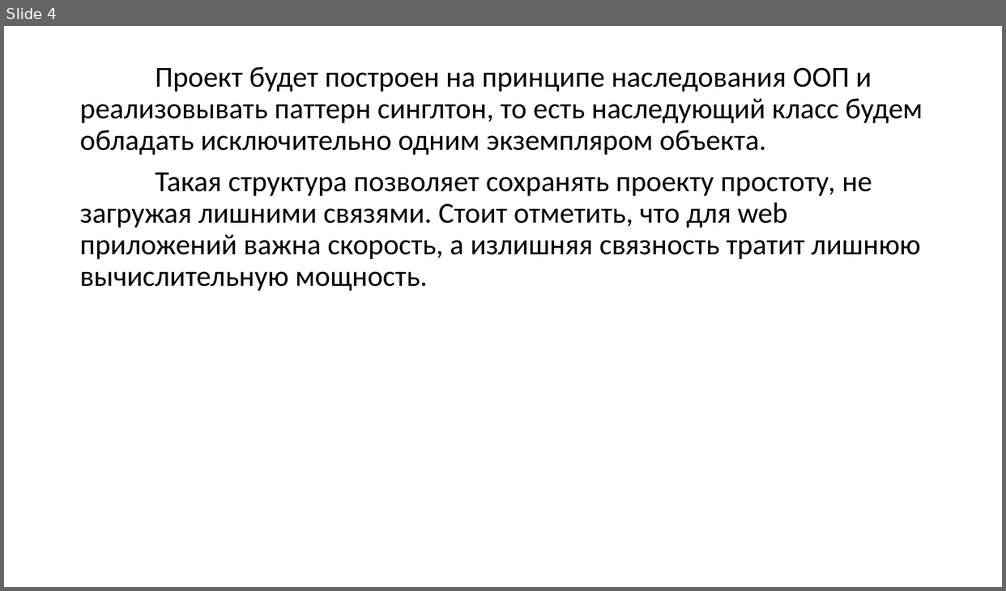
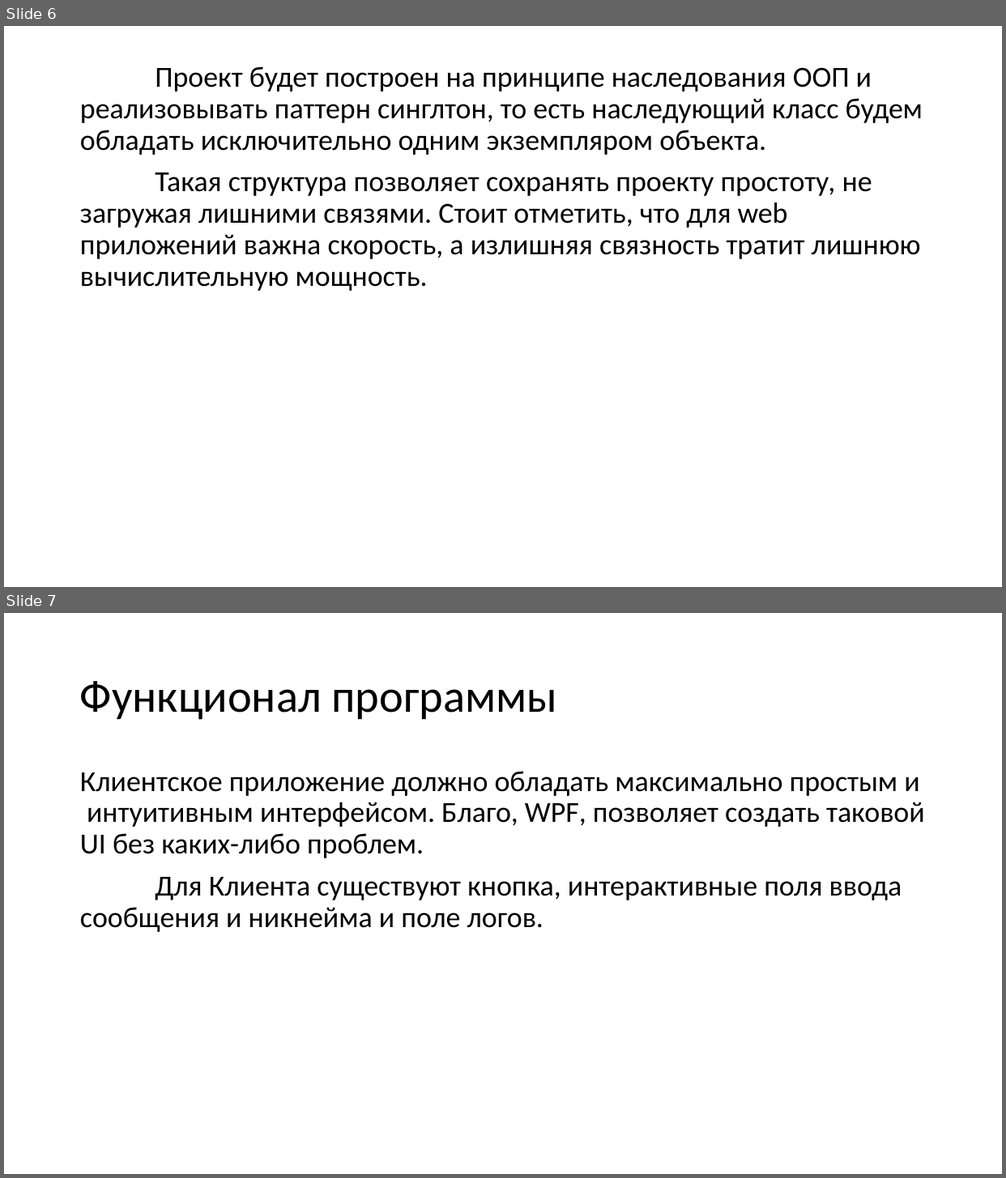
Before and after one commit to kolupan6/wcf_chat, a slide deck: pres.pptx. Shown one above the other, each under a label of ours: slide 4 before the commit, slides 6 and 7 after it. The pictures are 1006x591 and 1006x1178 pixels, drawn with LibreOffice and Linux fonts; fonts in the diff are those of the drawing. Boxes give left, top, right and bottom in pixels: in the first picture for what was removed or moved away, otherwise in the second. Text is boxed around its words. In the diff, an @@ line names an element or a change of style, - is before the commit and + after.

```diff
--- a/pres.pptx
+++ b/pres.pptx
@@ slide 7 added at <box>4,613,1002,1174</box>, background #FFFFFF @@
@@ title added at <box>80,681,558,720</box>, 44 pt, text #000000 @@
+Функционал программы
@@ text added at <box>80,771,925,932</box>, 28 pt, text #000000 @@
+Клиентское приложение должно обладать максимально простым и интуитивным интерфейсом. Благо, WPF, позволяет создать таковой UI без каких-либо проблем.
+Для Клиента существуют кнопка, интерактивные поля ввода сообщения и никнейма и поле логов.
@@ what was slide 4 is now slide 6 @@
```
Also in this commit, not shown: 2 slides changed, 3 other slides added, 1 slide removed.
